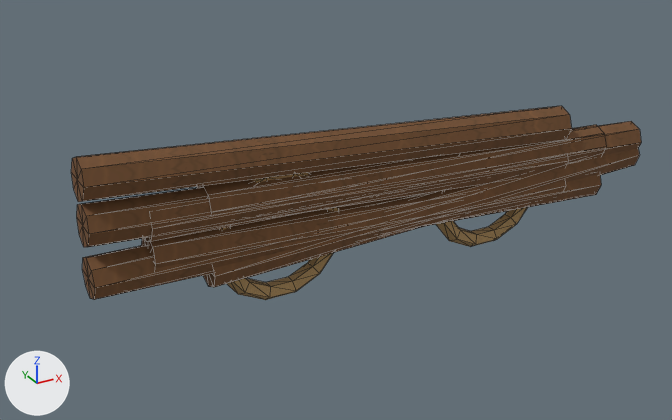
Before and after pictures for a commit that changed the OBJ model Assets/ProjectOEN/ProductionArt/Meshes/props_tools/pr-003_wood_poles_bundle__placed.obj.
Before and after are seen from a 50 mm camera at (-1.282, -2.03, 1.224) aimed at (-0.135, 0.056, 0.181). The lights are fixed; the arrows at lower left show +X, +Y and +Z. The first picture is the older version. Mesh edges are drawn as thin lines. Where no turn or scale is listed for an object, it has been applied to the vertices. Vertices at exactly the same position are counted once.

Names of what the first picture shows: 'pr-003_wood_poles_bundle__placed'.
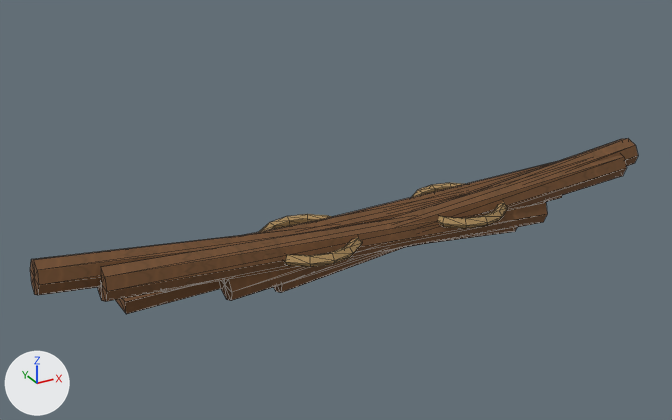
Pixel boxes (x1, y1, x2, y2) of what changed, in the pictures (672 x 420 px; the box of a moved part takes in the faces that stretch with it):
'pr-003_wood_poles_bundle__placed', reshaped (7% wider, 9% shorter): before (71, 106, 641, 300); after (30, 138, 638, 314)
part 1 of me_pr_003_wood_poles_bundle__placed, moved or reshaped: before (82, 181, 566, 300); after (30, 227, 517, 295)
part 2 of me_pr_003_wood_poles_bundle__placed, moved or reshaped: before (77, 157, 568, 247); after (98, 201, 547, 302)
part 3 of me_pr_003_wood_poles_bundle__placed, moved or reshaped: before (145, 125, 606, 242); after (246, 199, 548, 235)
part 4 of me_pr_003_wood_poles_bundle__placed, moved or reshaped: before (203, 148, 640, 287); after (219, 155, 626, 301)
part 5 of me_pr_003_wood_poles_bundle__placed, moved or reshaped: before (196, 121, 641, 214); after (274, 138, 638, 293)
part 6 of me_pr_003_wood_poles_bundle__placed, moved or reshaped: before (221, 173, 339, 300); after (259, 214, 362, 267)
part 7 of me_pr_003_wood_poles_bundle__placed, moved or reshaped: before (436, 191, 528, 247); after (412, 183, 508, 229)
part 8 of me_pr_003_wood_poles_bundle__placed, deleted (brown): before (71, 106, 572, 202)
part 9 of me_pr_003_wood_poles_bundle__placed, moved or reshaped (mostly hidden afterwards): before (141, 174, 601, 268); after (116, 161, 562, 314)

Diff of the bpy script that builds the scene:
```diff
--- a/Assets/ProjectOEN/ProductionArt/Meshes/props_tools/pr-003_wood_poles_bundle__placed.obj.py
+++ b/Assets/ProjectOEN/ProductionArt/Meshes/props_tools/pr-003_wood_poles_bundle__placed.obj.py
@@ me_pr_003_wood_poles_bundle__placed @@
 # used by ob_pr_003_wood_poles_bundle__placed; location = (0.0, 0.0, 0.0)
-me_pr_003_wood_poles_bundle__placed.from_pydata(...)  # 266 vertices, 504 faces; spans x -0.85..0.91, y -0.05..0.06, z -0.01..0.48
+me_pr_003_wood_poles_bundle__placed.from_pydata(...)  # 256 vertices, 484 faces; spans x -0.97..0.89, y -0.15..0.2, z 0.01..0.25
+# me_pr_003_wood_poles_bundle__placed part 1: the loose piece of 18 vertices spanning x -0.85..0.61, y -0.05..0.06, z 0.09..0.23 is turned 5.2 degrees about the y axis through its middle and scaled by 0.978, then moved by (-0.14, 0.0, -0.03)
+# me_pr_003_wood_poles_bundle__placed part 2: the loose piece of 18 vertices spanning x -0.85..0.61, y -0.05..0.06, z 0.17..0.37 is scaled about its middle by (0.924, 0.818, 0.945), then moved by (-0.04, -0.04, -0.14)
+# me_pr_003_wood_poles_bundle__placed part 3: the loose piece of 18 vertices spanning x -0.7..0.76, y -0.05..0.06, z 0.19..0.35 is scaled about its middle by (0.869, 0.818, 0.772), then moved by (-0.08, 0.02, -0.14)
+# me_pr_003_wood_poles_bundle__placed part 4: the loose piece of 18 vertices spanning x -0.55..0.91, y -0.05..0.06, z 0.07..0.25 is turned -1.1 degrees about the y axis through its middle and scaled by 0.924, then moved by (-0.02, -0.04, -0.03)
+# me_pr_003_wood_poles_bundle__placed part 5: the loose piece of 18 vertices spanning x -0.55..0.91, y -0.05..0.06, z 0.18..0.36 is turned -8.9 degrees about the y axis through its middle and scaled by 0.869, then moved by (0.08, -0.02, -0.14)
+# me_pr_003_wood_poles_bundle__placed part 6: the loose piece of 70 vertices spanning x -0.54..-0.14, y -0.02..0.02, z -0.01..0.37 is multiplied about its middle by the matrix ((0.0, 0.0, -0.762), (0.762, 0.0, 0.0), (0.0, -0.762, 0.0)), then moved by (0.09, 0.0, -0.04)
+# me_pr_003_wood_poles_bundle__placed part 7: the loose piece of 70 vertices spanning x 0.14..0.54, y -0.02..0.02, z -0.01..0.37 is multiplied about its middle by the matrix ((0.0, 0.0, -0.762), (0.762, 0.0, 0.0), (0.0, -0.762, 0.0)), then moved by (-0.1, 0.0, -0.04)
+# me_pr_003_wood_poles_bundle__placed part 8: the loose piece of 18 vertices spanning x -0.85..0.61, y -0.05..0.06, z 0.28..0.48 is deleted
+# me_pr_003_wood_poles_bundle__placed part 9
+# 17 vertices are removed from x -0.7..0.76, y -0.05..0.06, z 0.07..0.25
+# 32 faces are deleted
+# 20 vertices are added at x -0.75..0.76, y -0.01..0.2, z 0.02..0.16
+# 5 new vertices lie (1.42, 0.0, 0.03) away from vertices in x -0.66, y 0.0..0.07, z 0.07..0.16
+# 44 new faces join them, mat_wood (picture img_wood_albedo_png)
 me_pr_003_wood_poles_bundle__placed.materials.append(mat_wood)
```
